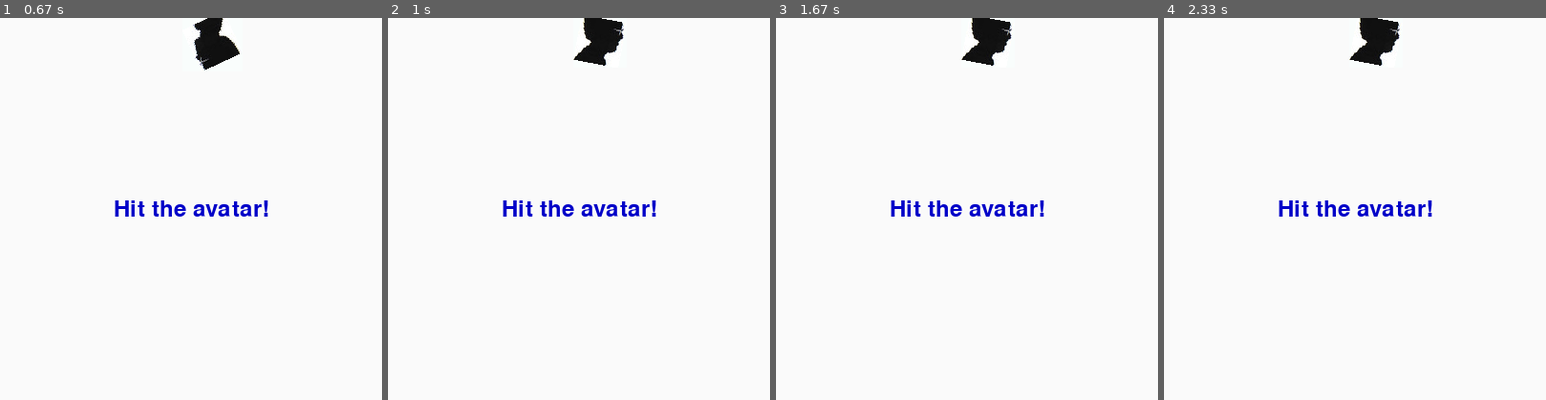
Above: before the commit, frames 1-4 (left to right).
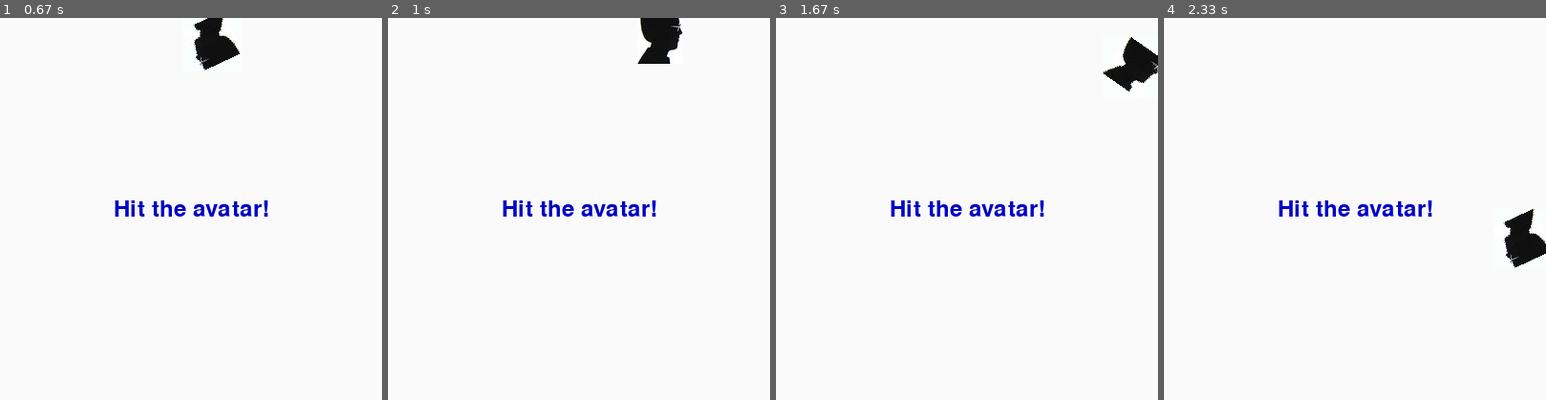
Above: after the commit, the same moments.

Repository: jm-rives/pygame_playground
Game: pygame game, started from drawing_sprites_intermediate.py
The game is run twice, just before and just after one commit, with the same random seed, the same clock (stepped at 60 frames per second) and the same inputs.
Inputs (mouse positions are in pixels of both pictures, inside the frame that each line leads up to):
- Up to frame 1 (0.67 s): click (191, 209) at 0.38 s
- Up to frame 2 (1 s): no input
- Up to frame 3 (1.67 s): click (848, 151) at 1.22 s
- Up to frame 4 (2.33 s): click (1362, 79) at 2.05 s

Frame 1 is identical in both runs. In frame 2, 2.1% of the frame differs, in the area x 48-78%, y 0-13%; in frame 3, 2.1%; in frame 4, 2.1%.

Commit message:
FIX TYPOS.

Diff:
--- a/drawing_sprites_intermediate.py
+++ b/drawing_sprites_intermediate.py
@@ -41,7 +41,7 @@
 
         if self.direction == 'right' and self.rect.right > self.area.right - self.MARGIN:
             self.xstep = 0
-            self.ystep = self.xstep
+            self.ystep = self.STEP
             self.direction = 'down'
 
         if self.direction == 'down' and self.rect.bottom > self.area.bottom - self.MARGIN:
@@ -65,7 +65,8 @@
         center = self.rect.center
         self.degrees = self.degrees + 12
         if self.degrees >= 360:
-            self.degree = 0
+            self.degrees = 0
+            self.image = self.original
         else:
             self.image = pygame.transform.rotate(self.original, self.degrees)
         self.rect = self.image.get_rect(center=center)
